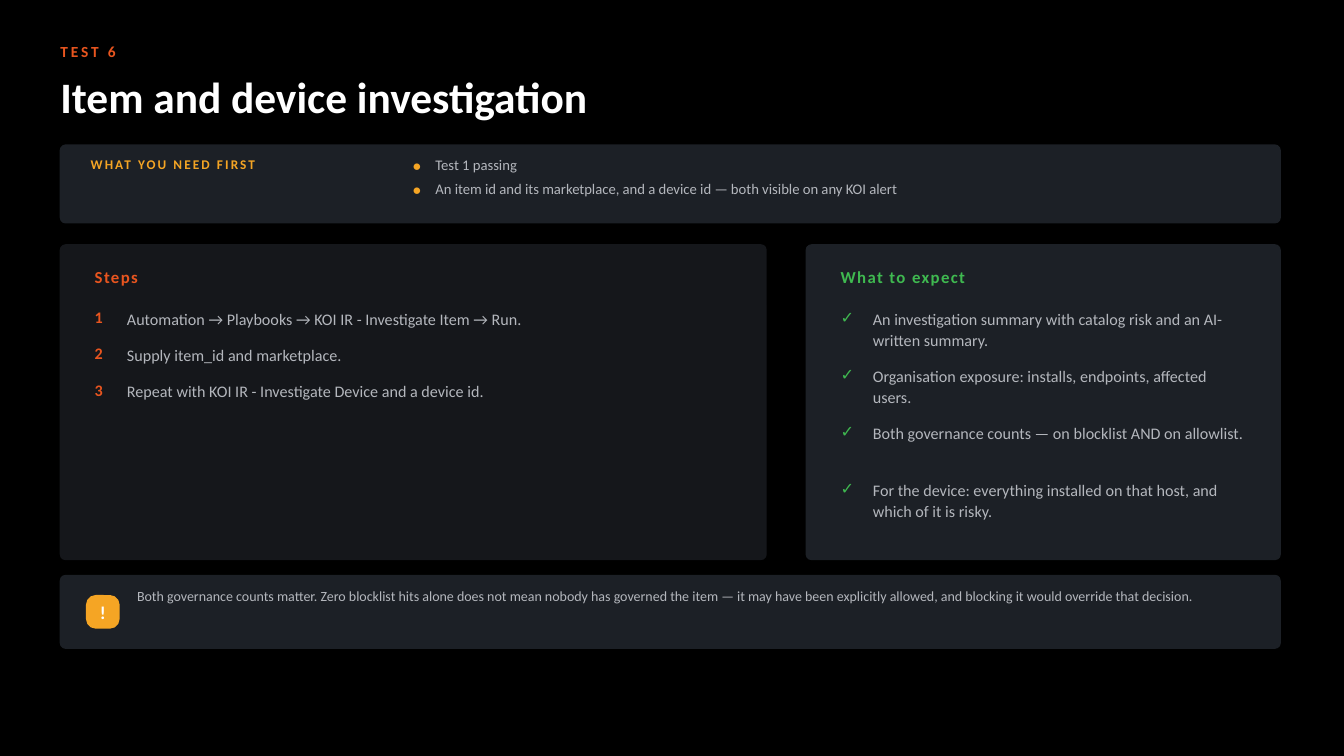
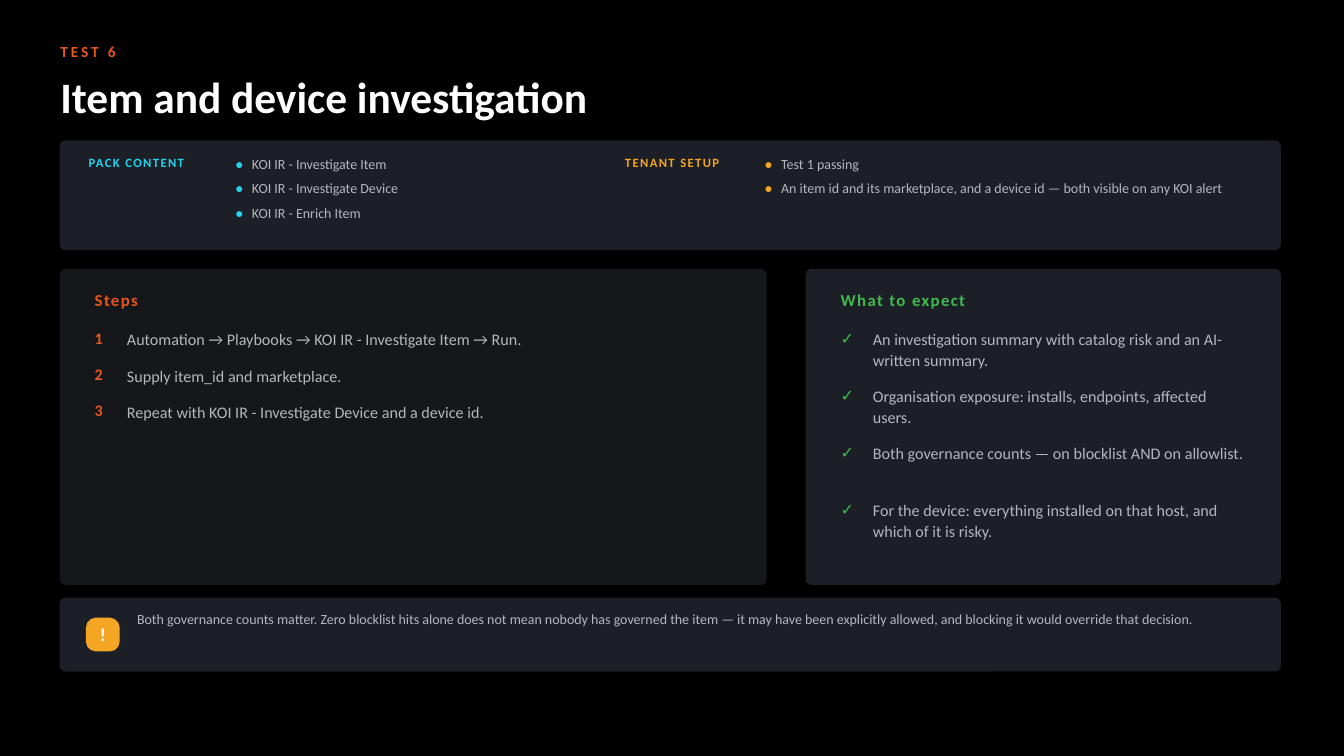
Before and after one commit to ayman-m/koi-xsiam-pack, a slide deck: slide 12 of docs/KOI_Content_Pack_Test_Guide.pptx. Drawn at 1344x756 pixels with LibreOffice and Linux fonts; fonts in the diff are those of the drawing. Boxes give left, top, right and bottom in pixels: in the first picture for what was removed or moved away, otherwise in the second. Text is boxed around its words. In the diff, an @@ line names an element or a change of style, - is before the commit and + after.

```diff
--- a/docs/KOI_Content_Pack_Test_Guide.pptx
+++ b/docs/KOI_Content_Pack_Test_Guide.pptx
@@ rounded rectangle: place and size @@
-rounded rectangle at <box>60,145,1280,223</box>
+rounded rectangle at <box>60,141,1280,249</box>
@@ rounded rectangle at <box>60,141,1280,249</box>: proportions changed @@
@@ text at <box>89,155,250,177</box>: text changed; size 9.5 to 9 pt; text colour #F5A524 to #22D3EE @@
-WHAT YOU NEED FIRST
+PACK CONTENT
@@ text "•": place and size @@
-text "•" at <box>413,179,430,202</box>
+text "•" at <box>236,179,250,202</box>
@@ text "•": place and size @@
-text "•" at <box>413,156,430,178</box>
+text "•" at <box>236,155,250,177</box>
@@ text "•" at <box>236,179,250,202</box>: size 11 to 10 pt, text colour #F5A524 to #22D3EE @@
@@ text "•" at <box>236,155,250,177</box>: size 11 to 10 pt, text colour #F5A524 to #22D3EE @@
@@ text added at <box>252,159,386,172</box>, 10 pt, text #B4B7BD @@
+KOI IR - Investigate Item
@@ text added at <box>625,158,719,167</box>, 9 pt, text #F5A524, bold @@
+TENANT SETUP
@@ text added at <box>765,155,779,177</box>, 10 pt, text #F5A524, bold @@
+•
@@ text added at <box>765,179,779,202</box>, 10 pt, text #F5A524, bold @@
+•
@@ text "Test 1 passing": place and size @@
-text "Test 1 passing" at <box>435,160,517,173</box>
+text "Test 1 passing" at <box>781,159,859,172</box>
@@ text "Test 1 passing" at <box>781,159,859,172</box>: size 10.5 to 10 pt; line spacing 1 to 12pt @@
@@ text "An item id and its ..." at <box>781,183,1222,195</box>: size 10.5 to 10 pt; line spacing 1 to 12pt @@
@@ text "An item id and its ...": place and size @@
-text "An item id and its ..." at <box>435,184,897,197</box>
+text "An item id and its ..." at <box>781,183,1222,195</box>
@@ text added at <box>236,205,250,227</box>, 10 pt, text #22D3EE, bold @@
+•
@@ text added at <box>252,183,398,196</box>, 10 pt, text #B4B7BD @@
+KOI IR - Investigate Device
@@ text added at <box>252,208,361,218</box>, 10 pt, text #B4B7BD @@
+KOI IR - Enrich Item
@@ 2 texts, 2 rounded rectangles: place and size @@
-2 texts, 2 rounded rectangles at <box>60,245,1280,560</box>
+2 texts, 2 rounded rectangles at <box>60,269,1280,584</box>
@@ 16 texts, 2 rounded rectangles: place and size @@
-16 texts, 2 rounded rectangles at <box>60,308,1280,648</box>
+16 texts, 2 rounded rectangles at <box>60,328,1280,670</box>
```
Also in this commit, not shown: 11 other slides changed, 8 other files.
